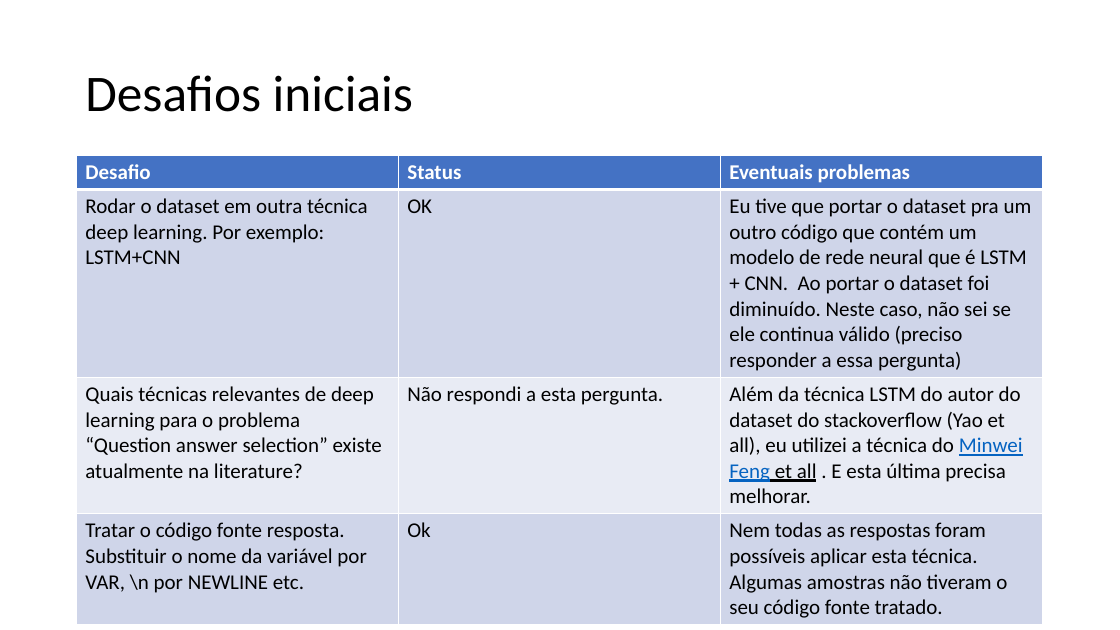
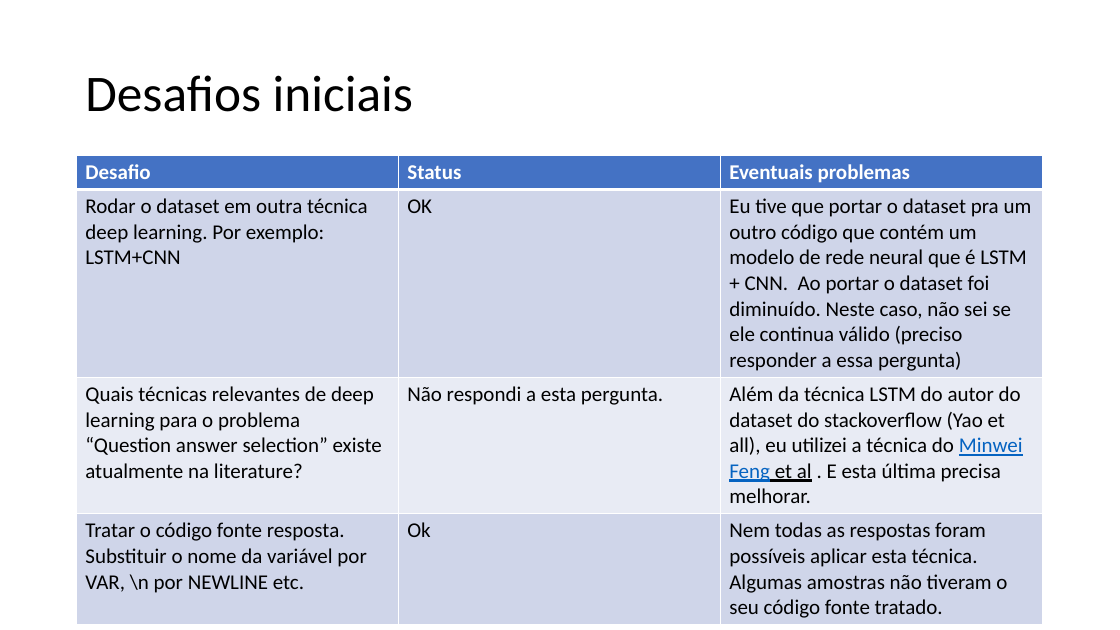
Before and after one commit to mrezende/Question-Answer-Selection, a slide deck: slide 4 of draft/presentation_draft.pptx. Drawn at 1120x630 pixels with LibreOffice and Linux fonts; fonts in the diff are those of the drawing. Boxes give left, top, right and bottom in pixels: in the first picture for what was removed or moved away, otherwise in the second. Text is boxed around its words. In the diff, an @@ line names an element or a change of style, - is before the commit and + after.

```diff
--- a/draft/presentation_draft.pptx
+++ b/draft/presentation_draft.pptx
@@ table at (77,155,1043,622) @@
-row 3, column 3: Além da técnica LSTM do autor do dataset do stackoverflow (Yao et all), eu utilizei a técnica do Minwei Feng et all . E esta última precisa melhorar.
+row 3, column 3: Além da técnica LSTM do autor do dataset do stackoverflow (Yao et all), eu utilizei a técnica do Minwei Feng et al . E esta última precisa melhorar.
```
Also in this commit, not shown: 3 other slides changed, 1 slide added, 1 slide removed.
